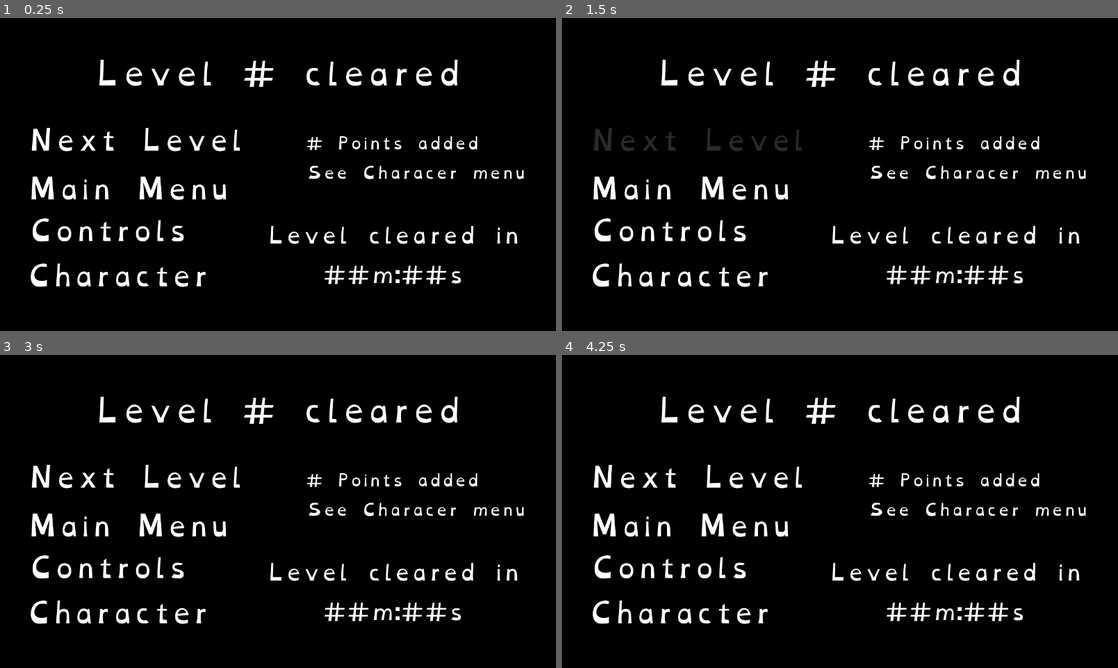
Above: before the commit, frames 1-4 (two rows, left to right).
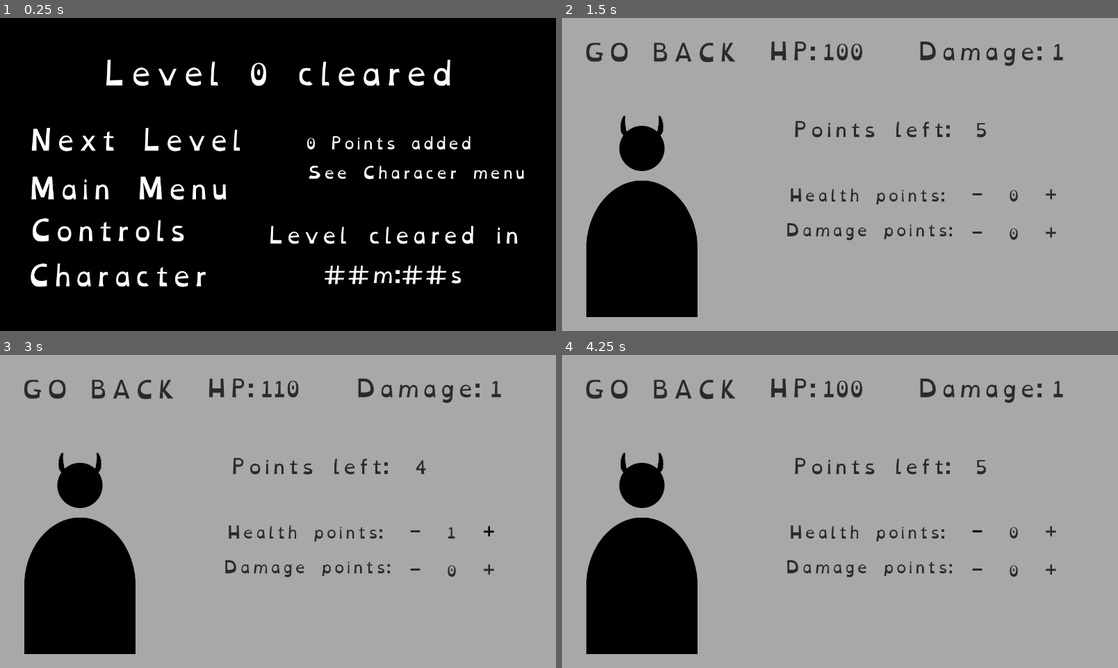
Above: after the commit, the same moments.

Repository: BesterCoder/nuggie-collector
Game: Godot game, scene res://menus/level/LevelComplete.tscn
Same seed, same stepped clock (60 frames per second), same inputs: the game is played once before the commit and once after it. This scene is started directly instead of the project's main scene.
Inputs (mouse positions are in pixels of both pictures, inside the frame that each line leads up to):
- Up to frame 1 (0.25 s): no input
- Up to frame 2 (1.5 s): click "Character" at 0.5 s; click (695, 140) at 1.25 s, where only the run before the commit has a clickable "Next Level"
- Up to frame 3 (3 s): click (133, 477) at 2 s, where only the run before the commit has a clickable "Next Level"; click (489, 530) at 2.75 s, where only the run after the commit has a clickable "+"
- Up to frame 4 (4.25 s): click (979, 530) at 3.5 s, where only the run after the commit has a clickable "-"

The runs differ from the first frame. In frame 1, 2.4% of the frame differs, in the area x 17-86%, y 13-43%; in frame 2, 92%, in the area x 0-100%, y 0-100%; in frame 3, 92%; in frame 4, 92%.

Commit message:
Added functionality to the Level cleared
Show the level cleared.
Show the points recieved.
Go to main menu.
Go to character menu.

Diff:
--- /dev/null
+++ b/autoload/Level.gd
@@ -0,0 +1,31 @@
+extends Node
+
+
+var __level_list = [
+	"res://levels/level_001.tscn"
+]
+
+var __level_count = len(__level_list)
+var __current_level: int = 0
+
+func get_current_level() -> int:
+	return __current_level
+
+
+func get_current_scene() -> String:
+	return __level_list[__current_level - 1]
+
+
+# Increment level and return the level int
+func next_level() -> int:
+	__current_level += 1
+	return __current_level
+
+
+func next_scene() -> String:
+	__current_level += 1
+	return __level_list[__current_level - 1]
+
+
+func set_level(level: int) -> void:
+	__current_level = level
--- a/autoload/SceneLoader.gd
+++ b/autoload/SceneLoader.gd
@@ -9,6 +9,12 @@
 	var root = get_tree().get_root()
 	current_scene = root.get_child(root.get_child_count() - 1)
 
+
+func load_main_menu():
+	load_scene("res://menus/main/MainMenu.tscn")
+
+func load_character_menu():
+	load_scene("res://menus/character/CharacterMenu.tscn")
 
 func load_scene(scene_path: String):
 	# This function will usually be called from a signal callback,
--- /dev/null
+++ b/menus/level/LevelComplete.gd
@@ -0,0 +1,20 @@
+extends Control
+
+
+func _set_texts():
+	var level: int = Level.get_current_level()
+	var title = "Level %d cleared" % level
+	$Title.text = title
+
+	var new_points = "%d Points added\nSee Characer menu" % level
+	$NewPoints.text = new_points
+
+func _ready():
+	_set_texts()
+
+func _on_character_pressed():
+	SceneLoader.load_character_menu()
+
+
+func _on_menu_pressed():
+	SceneLoader.load_main_menu()
--- a/menus/level/LevelComplete.tscn
+++ b/menus/level/LevelComplete.tscn
@@ -1,6 +1,7 @@
-[gd_scene load_steps=6 format=2]
+[gd_scene load_steps=7 format=2]
 
 [ext_resource path="res://assets/fonts/OpenDyslexic-Regular.ttf" type="DynamicFontData" id=1]
+[ext_resource path="res://menus/level/LevelComplete.gd" type="Script" id=2]
 
 [sub_resource type="DynamicFont" id=1]
 size = 70
@@ -21,6 +22,7 @@
 [node name="LevelComplete" type="Control"]
 anchor_right = 1.0
 anchor_bottom = 1.0
+script = ExtResource( 2 )
 __meta__ = {
 "_edit_use_anchors_": false
 }
@@ -142,3 +144,5 @@
 __meta__ = {
 "_edit_use_anchors_": false
 }
+[connection signal="pressed" from="Buttons/Character" to="." method="_on_character_pressed"]
+[connection signal="pressed" from="Buttons/Menu" to="." method="_on_menu_pressed"]
--- a/project.godot
+++ b/project.godot
@@ -40,6 +40,7 @@
 
 Character="*res://autoload/Character.gd"
 SceneLoader="*res://autoload/SceneLoader.gd"
+Level="*res://autoload/Level.gd"
 
 [display]
 
